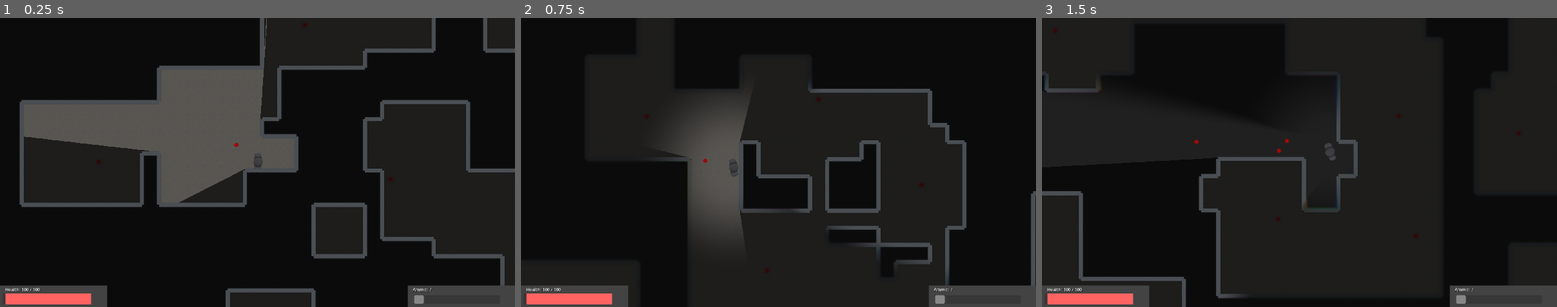
Above: before the commit, frames 1-3 (left to right).
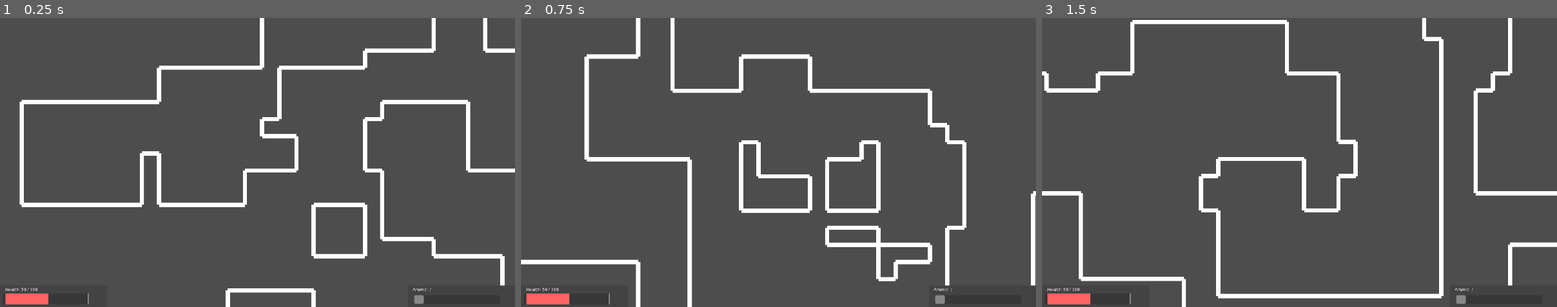
Above: after the commit, the same moments.

Repository: Murksman/Rogue-Like-Main
Game: Godot game, scene res://Scenes/Maps/Main.tscn
Two runs of this game, one before a commit and one after it. Both use one fixed random seed, a clock stepped at 60 frames per second and the inputs below.
Inputs (mouse positions are in pixels of both pictures, inside the frame that each line leads up to):
- Up to frame 1 (0.25 s): no input
- Up to frame 2 (0.75 s): tap Enter (Enter) at 0.5 s; move the mouse to (891, 148) at 0.52 s; hold D (Right) from 0.53 s (still down); hold Enter (Enter) from 0.53 s (still down); click (891, 148) at 0.67 s
- Up to frame 3 (1.5 s): release D (Right) at 1.25 s; release Enter (Enter) at 1.25 s; tap Space at 1.25 s; drag from (1196, 176) to (1273, 220) at 1.27 s

The runs differ from the first frame. In frame 1, 85% of the frame differs, in the area x 0-100%, y 0-100%; in frame 2, 93%; in frame 3, 97%.
Error before the commit: Invalid access to property or key 'resource_path' on a base object of type 'Nil'. (res://Scripts/Map)

Commit message:
Dev Alph 2.3.1 - Added vsync

Diff:
--- a/Scenes/Maps/Main.tscn
+++ b/Scenes/Maps/Main.tscn
@@ -1,5 +1,6 @@
 [gd_scene load_steps=35 format=3 uid="uid://f4h3g48vgn4t"]
 
+[ext_resource type="Script" path="res://Scenes/Maps/Master_Script.gd" id="1_i65y0"]
 [ext_resource type="Script" path="res://Scripts/Player Scripts/Player.gd" id="1_uu0qm"]
 [ext_resource type="Script" path="res://Scripts/Object Scripts/Global Enemy Data Holder.gd" id="2_gwtnp"]
 [ext_resource type="Texture2D" uid="uid://6p07snfxg04v" path="res://Sprites/Player Objects/PlayerV2.png" id="2_okf5t"]
@@ -13,7 +14,6 @@
 [ext_resource type="Script" path="res://Scenes/Maps/Shader Testing.gd" id="10_x1lwr"]
 [ext_resource type="PackedScene" uid="uid://dur7x3pa2aveo" path="res://Prefabs/World Objects/ball_test.tscn" id="11_lm44d"]
 [ext_resource type="PackedScene" uid="uid://p26es1h7f0wm" path="res://Prefabs/World Objects/Floor.tscn" id="12_1bkl4"]
-[ext_resource type="Script" path="res://Scripts/Map Scripts/ExperimentalGenSystem.gd" id="12_d03l0"]
 [ext_resource type="PackedScene" uid="uid://dwv2ff7baype5" path="res://Prefabs/World Objects/Wall.tscn" id="13_sdh6r"]
 [ext_resource type="Shader" path="res://Scripts/Shader Scripts/Screen Effects.gdshader" id="14_6wtlq"]
 [ext_resource type="Texture2D" uid="uid://d24jejwxwkmwj" path="res://Sprites/Generic Objects/White_Texture.png" id="14_e3326"]
@@ -94,9 +94,9 @@
 
 	float blur = mix(0.0, 2.0, distortion_effect);
 	float chrom_abrsn_effect = abs(abs(distortion_effect - 0.5) - 0.5);
-	float r = texture(screen_texture, SCREEN_UV + vec2(SCREEN_PIXEL_SIZE*r_vision_displacement*chrom_abrsn_effect*look_direction), blur).r;
-	float g = texture(screen_texture, SCREEN_UV + vec2(SCREEN_PIXEL_SIZE*g_vision_displacement*chrom_abrsn_effect*look_direction), blur).g;
-	float b = texture(screen_texture, SCREEN_UV + vec2(SCREEN_PIXEL_SIZE*b_vision_displacement*chrom_abrsn_effect*look_direction), blur).b;
+	float r = texture(screen_texture, SCREEN_UV + vec2(SCREEN_PIXEL_SIZE*r_vision_displacement*chrom_abrsn_effect*look_direction), 0.0).r;
+	float g = texture(screen_texture, SCREEN_UV + vec2(SCREEN_PIXEL_SIZE*g_vision_displacement*chrom_abrsn_effect*look_direction), 0.0).g;
+	float b = texture(screen_texture, SCREEN_UV + vec2(SCREEN_PIXEL_SIZE*b_vision_displacement*chrom_abrsn_effect*look_direction), 0.0).b;
 	// vec3 c = (texture(vision_shape, SCREEN_UV, 0.0).rgb);
 
 	vec3 c = vec3(r,g,b);
@@ -165,8 +165,11 @@
 
 [node name="World" type="Node2D"]
 texture_filter = 1
+script = ExtResource("1_i65y0")
 
 [node name="Main Plane Controller" type="SubViewportContainer" parent="."]
+process_priority = 1
+visible = false
 z_index = 1
 offset_right = 1920.0
 offset_bottom = 1080.0
@@ -176,7 +179,7 @@
 transparent_bg = true
 handle_input_locally = false
 size = Vector2i(1920, 1080)
-render_target_update_mode = 4
+render_target_update_mode = 0
 
 [node name="Projectile Container" type="Node2D" parent="Main Plane Controller/Main Plane"]
 
@@ -315,9 +318,6 @@
 grow_horizontal = 2
 grow_vertical = 2
 color = Color(1, 1, 1, 0)
-
-[node name="ProtoMapGenerator" type="Node" parent="Main Plane Controller/Main Plane/Player"]
-script = ExtResource("12_d03l0")
 
 [node name="MapGenerater" type="Node2D" parent="Main Plane Controller/Main Plane" node_paths=PackedStringArray("occluderAnchor")]
 z_index = -1
@@ -350,6 +350,8 @@
 color = Color(0.12549, 0.12549, 0.12549, 1)
 
 [node name="Vision Plane Controller" type="SubViewportContainer" parent="."]
+process_physics_priority = 1
+z_index = 2
 offset_right = 1920.0
 offset_bottom = 1080.0
 
@@ -362,6 +364,8 @@
 render_target_update_mode = 4
 
 [node name="ColorRect" type="ColorRect" parent="Vision Plane Controller/Vision Plane"]
+process_priority = 2
+visible = false
 light_mask = 512
 visibility_layer = 512
 z_index = 10
--- /dev/null
+++ b/Scenes/Maps/Master_Script.gd
@@ -0,0 +1,10 @@
+extends Node2D
+
+# these functions quit the game.
+func _input(event):
+	if event.is_action("Escape"):
+		get_tree().quit()
+
+func _notification(what):
+	if what == NOTIFICATION_WM_CLOSE_REQUEST:
+		get_tree().quit()
--- a/Scripts/Player Scripts/Player.gd
+++ b/Scripts/Player Scripts/Player.gd
@@ -17,10 +17,9 @@
 var moveDirection : Vector2 = Vector2.ZERO
 var lookDirection : Vector2 = Vector2.ZERO
 var velocityNorm : Vector2 = Vector2.ZERO
-
 var camera : Camera2D
 
-var health : float = 100.0
+var health : float = 50.0
 
 func _ready():
 	camera = $Camera2D
--- a/project.godot
+++ b/project.godot
@@ -21,7 +21,7 @@
 window/size/viewport_height=1080
 window/size/resizable=false
 window/size/borderless=true
-window/vsync/vsync_mode=0
+window/vsync/vsync_mode=2
 
 [input]
 
@@ -76,6 +76,11 @@
 , Object(InputEventKey,"resource_local_to_scene":false,"resource_name":"","device":-1,"window_id":0,"alt_pressed":false,"shift_pressed":false,"ctrl_pressed":false,"meta_pressed":false,"pressed":false,"keycode":0,"physical_keycode":32,"key_label":0,"unicode":32,"echo":false,"script":null)
 ]
 }
+Escape={
+"deadzone": 0.5,
+"events": [Object(InputEventKey,"resource_local_to_scene":false,"resource_name":"","device":-1,"window_id":0,"alt_pressed":false,"shift_pressed":false,"ctrl_pressed":false,"meta_pressed":false,"pressed":false,"keycode":0,"physical_keycode":4194305,"key_label":0,"unicode":0,"echo":false,"script":null)
+]
+}
 
 [memory]
 
